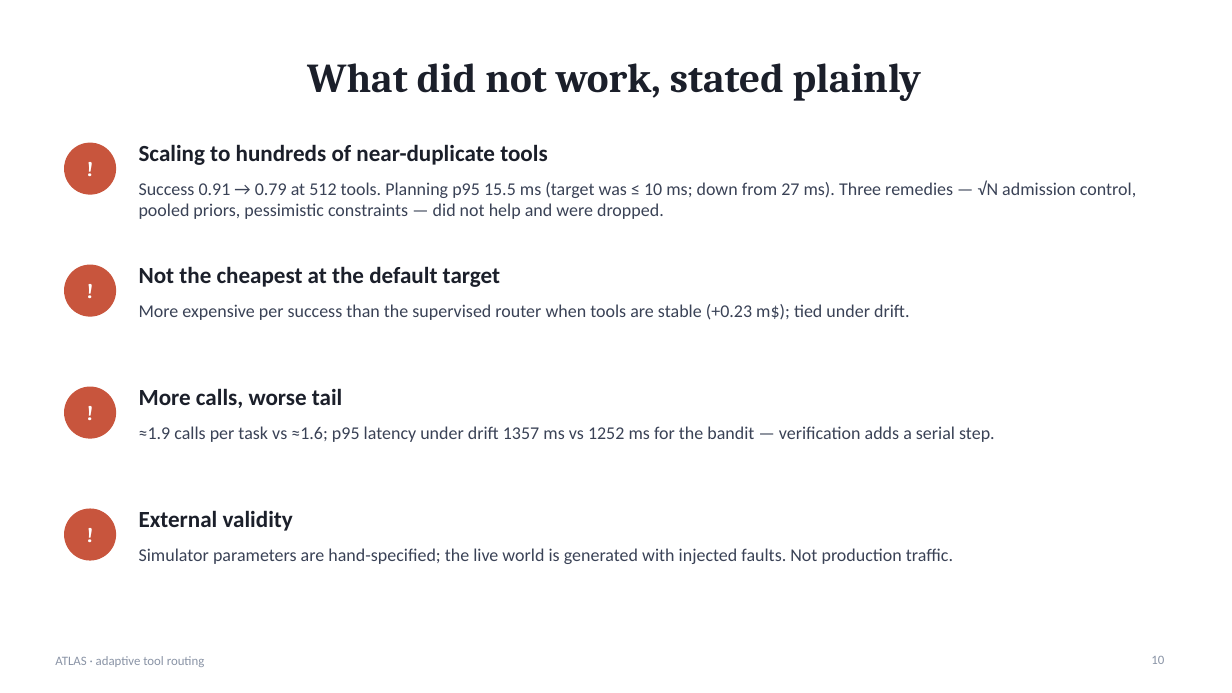
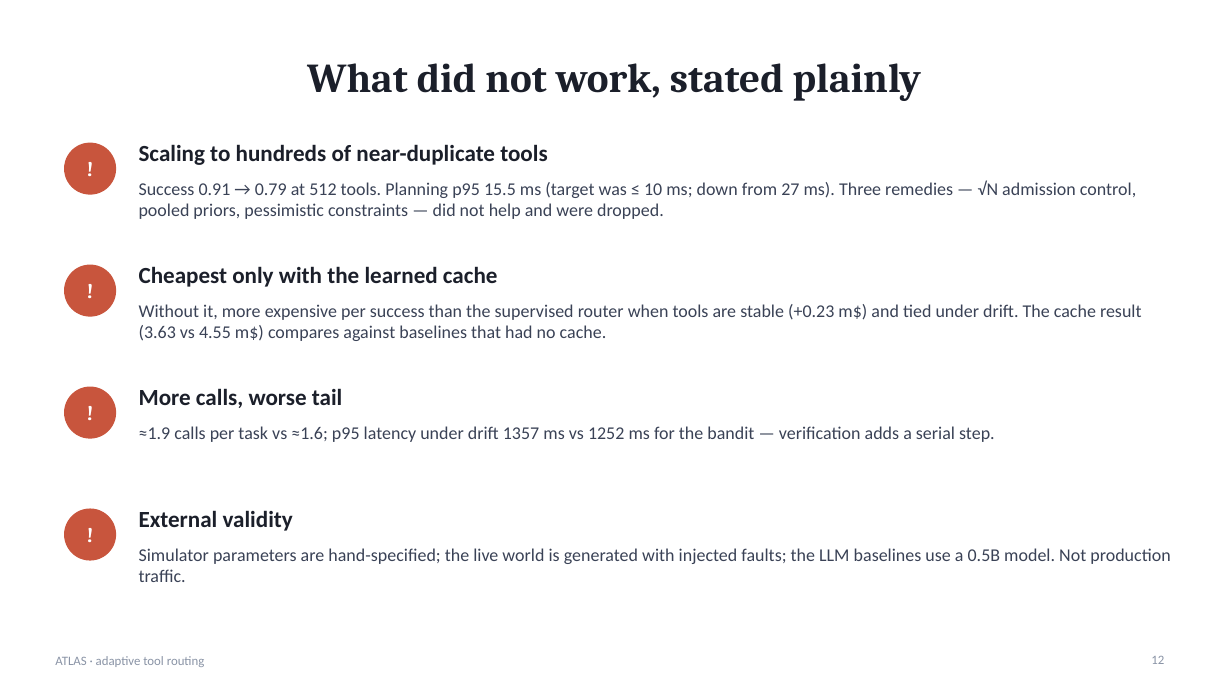
Before and after one commit to Thrya29/ATLAS-Research-System, a slide deck: slide 12 of docs/ATLAS_slides.pptx (slide 10 before the commit). Drawn at 1232x693 pixels with LibreOffice and Linux fonts; fonts in the diff are those of the drawing. Boxes give left, top, right and bottom in pixels: in the first picture for what was removed or moved away, otherwise in the second. Text is boxed around its words. In the diff, an @@ line names an element or a change of style, - is before the commit and + after.

```diff
--- a/docs/ATLAS_slides.pptx
+++ b/docs/ATLAS_slides.pptx
@@ text at box(139, 266, 498, 287): text changed @@
-Not the cheapest at the default target
+Cheapest only with the learned cache
@@ text at box(139, 304, 1142, 341): text changed @@
-More expensive per success than the supervised router when tools are stable (+0.23 m$); tied under drift.
+Without it, more expensive per success than the supervised router when tools are stable (+0.23 m$) and tied under drift. The cache result (3.63 vs 4.55 m$) compares against baselines that had no cache.
@@ text at box(139, 548, 1170, 582): text changed @@
-Simulator parameters are hand-specified; the live world is generated with injected faults. Not production traffic.
+Simulator parameters are hand-specified; the live world is generated with injected faults; the LLM baselines use a 0.5B model. Not production traffic.
@@ page number at box(1151, 656, 1164, 664): text changed @@
-10
+12
```
Also in this commit, not shown: 5 other slides changed, 2 slides added.
